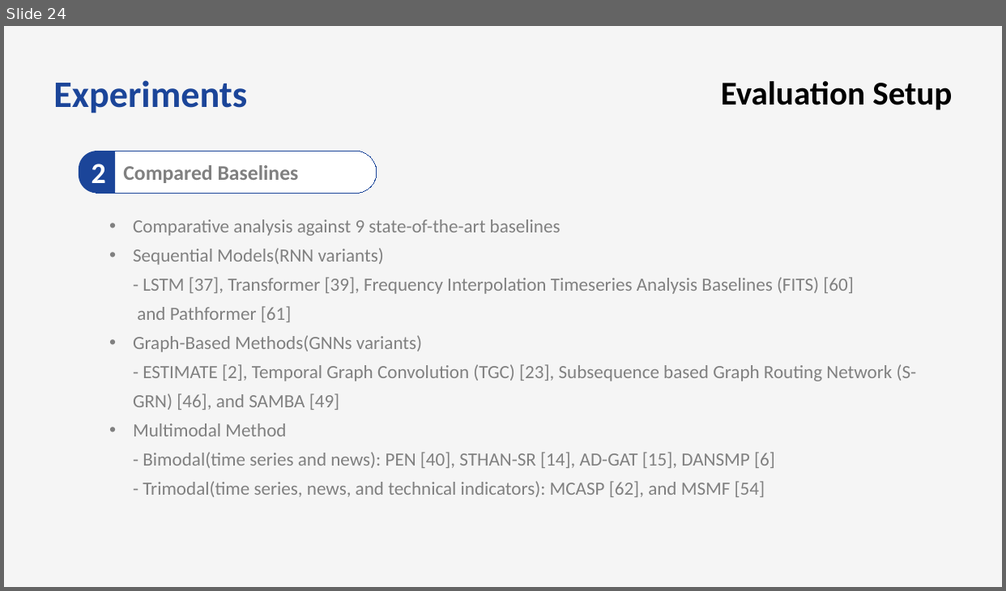
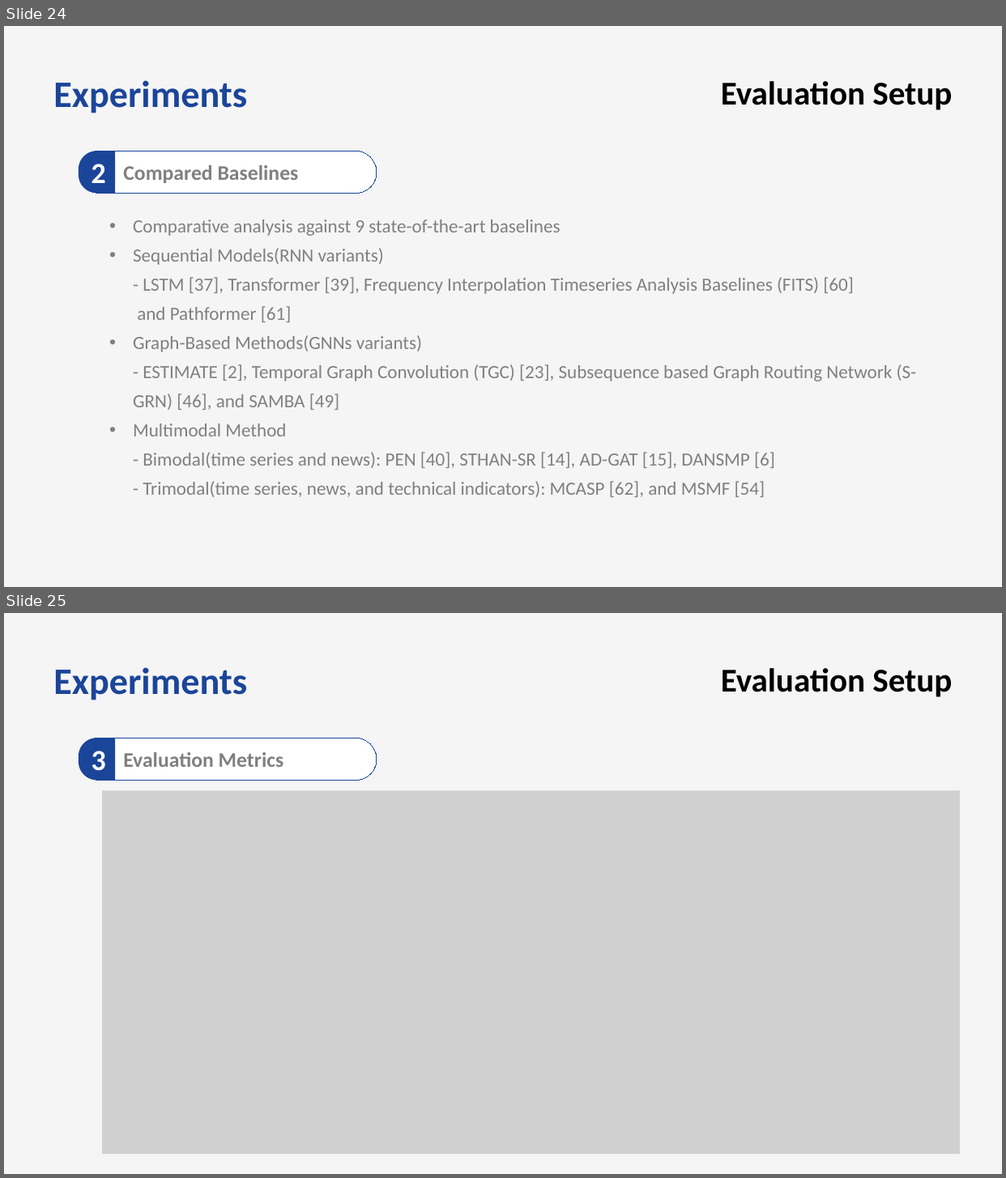
Before and after one commit to bts1991/study, a slide deck: 논문 Review/Others/paper_review.pptx. Shown one above the other, each under a label of ours: slide 24 before the commit, slides 24 and 25 after it. The pictures are 1006x591 and 1006x1178 pixels, drawn with LibreOffice and Linux fonts; fonts in the diff are those of the drawing; grey boxes stand for pictures. Boxes give left, top, right and bottom in pixels: in the first picture for what was removed or moved away, otherwise in the second. Text is boxed around its words. In the diff, an @@ line names an element or a change of style, - is before the commit and + after.

```diff
--- a/논문 Review/Others/paper_review.pptx
+++ b/논문 Review/Others/paper_review.pptx
@@ slide 25 added at [4, 613, 1002, 1174], background #F5F5F5 @@
@@ text added at [53, 667, 247, 700], 36 pt, text #1B4599, bold @@
+Experiments
@@ text added at [721, 668, 952, 697], 32 pt, text #000000, bold @@
+Evaluation Setup
@@ rounded rectangle added at [79, 738, 377, 781], fill #FFFFFF, outline #1B4599 0.75 pt, 20 pt, text #808080, bold @@
+Evaluation Metrics
@@ round same rect added at [79, 739, 115, 781], fill #1B4599, 28 pt, text #FFFFFF, bold @@
+3
@@ picture added at [102, 790, 960, 1154] @@
```
Also in this commit, not shown: 1 slide changed, 1 other slide added.
